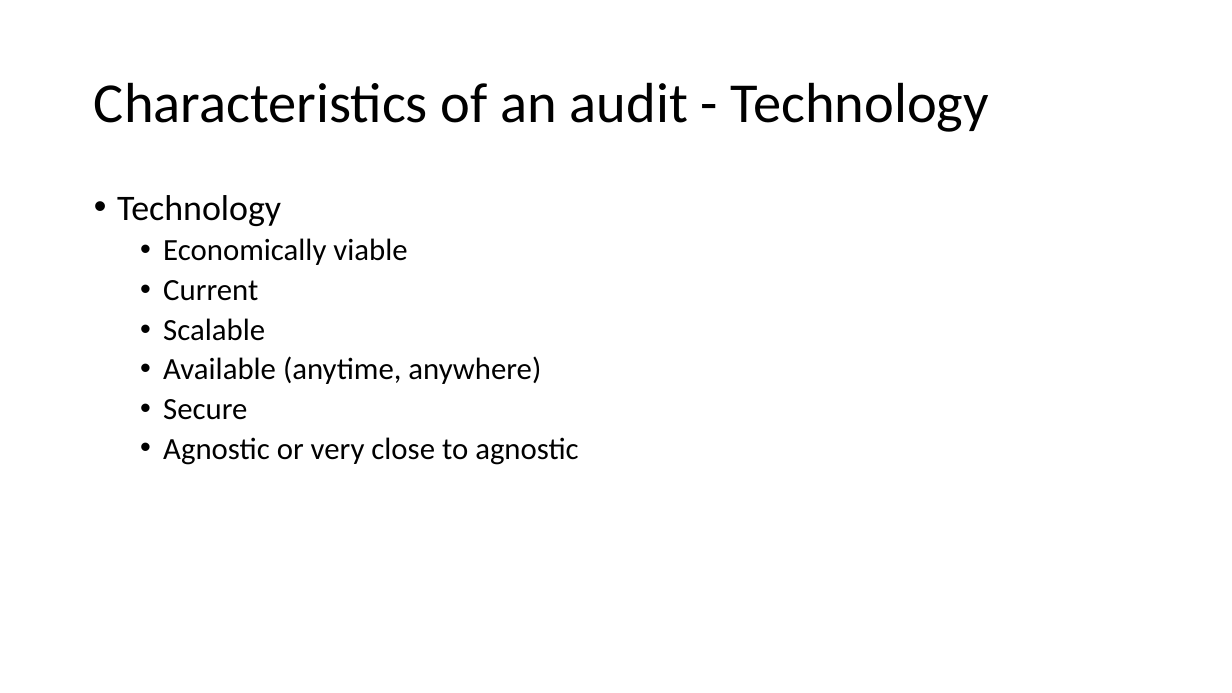
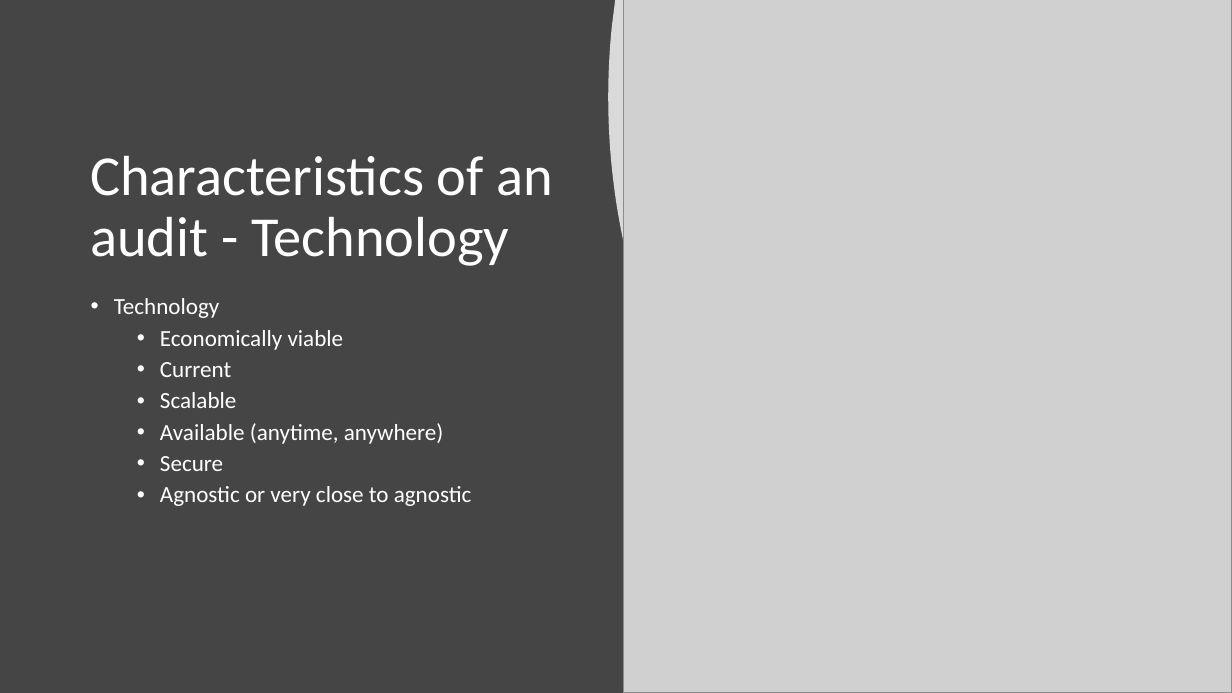
Before and after one commit to juliansoh/Databricks-Financial-Fraud, a slide deck: slide 8 of slides/Presentation for Auditors.pptx (slide 6 before the commit). Drawn at 1232x693 pixels with LibreOffice and Linux fonts; fonts in the diff are those of the drawing; grey boxes stand for pictures. Boxes give left, top, right and bottom in pixels: in the first picture for what was removed or moved away, otherwise in the second. Text is boxed around its words. In the diff, an @@ line names an element or a change of style, - is before the commit and + after.

```diff
--- a/slides/Presentation for Auditors.pptx
+++ b/slides/Presentation for Auditors.pptx
@@ background #FFFFFF to #454545 @@
@@ freeform shape added at (608,0,1232,693), fill #FFFFFF at 80% opacity @@
@@ picture added at (624,0,1232,693) @@
@@ title "Characteristics of an audit - ...": place and size @@
-title "Characteristics of an audit - ..." at (94,82,989,132)
+title "Characteristics of an audit - ..." at (90,156,554,266)
@@ title "Characteristics of an audit - ..." at (90,156,554,266): text colour #000000 to #FFFFFF @@
@@ text "Technology": place and size @@
-text "Technology" at (117,195,578,465)
+text "Technology" at (114,298,472,506)
@@ text "Technology" at (114,298,472,506): size 28 to 18 pt in "Technology"; text colour #000000 to #FFFFFF, size 24 to 18 pt @@
```
Also in this commit, not shown: 2 other slides changed, 4 slides added, 2 slides removed.
